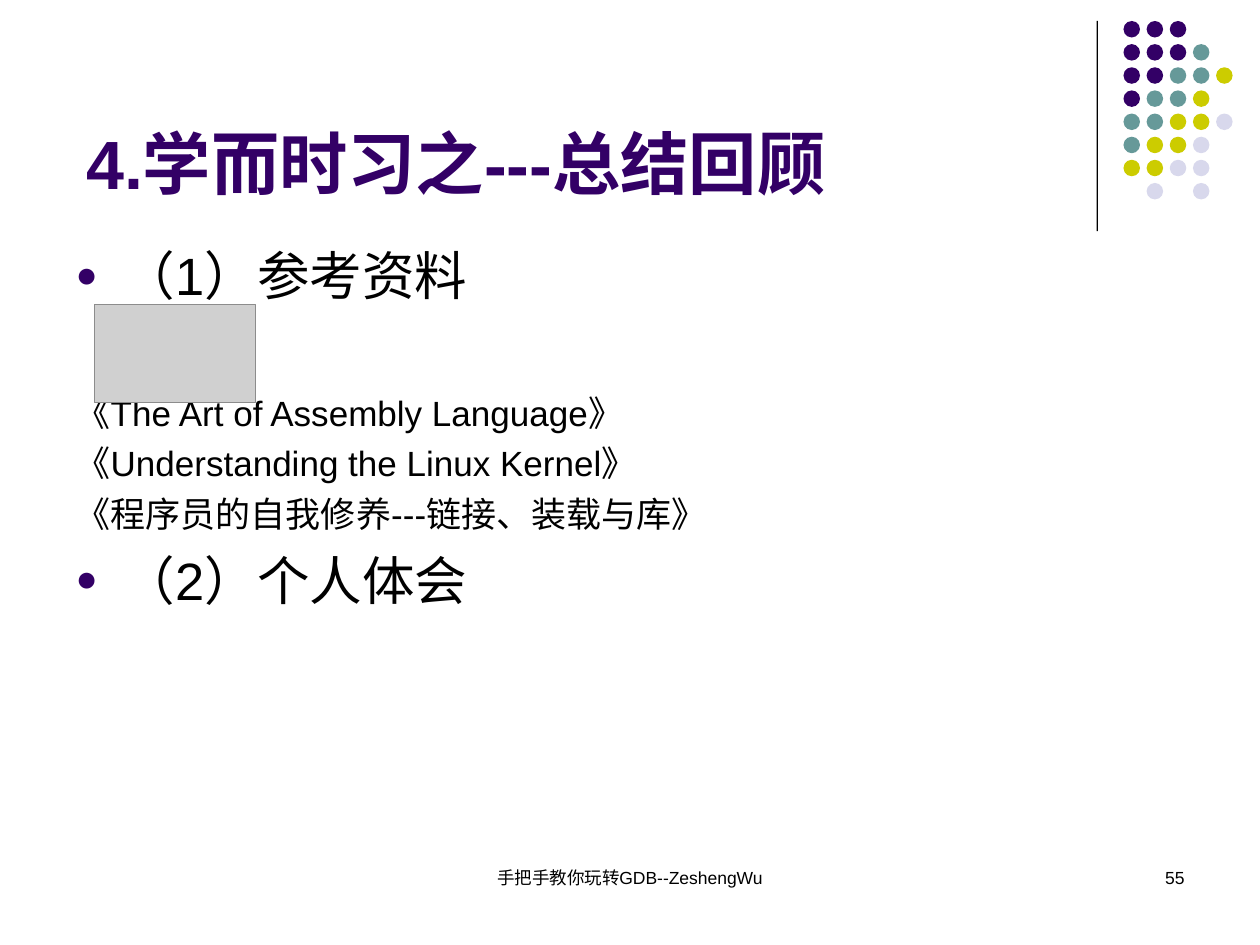
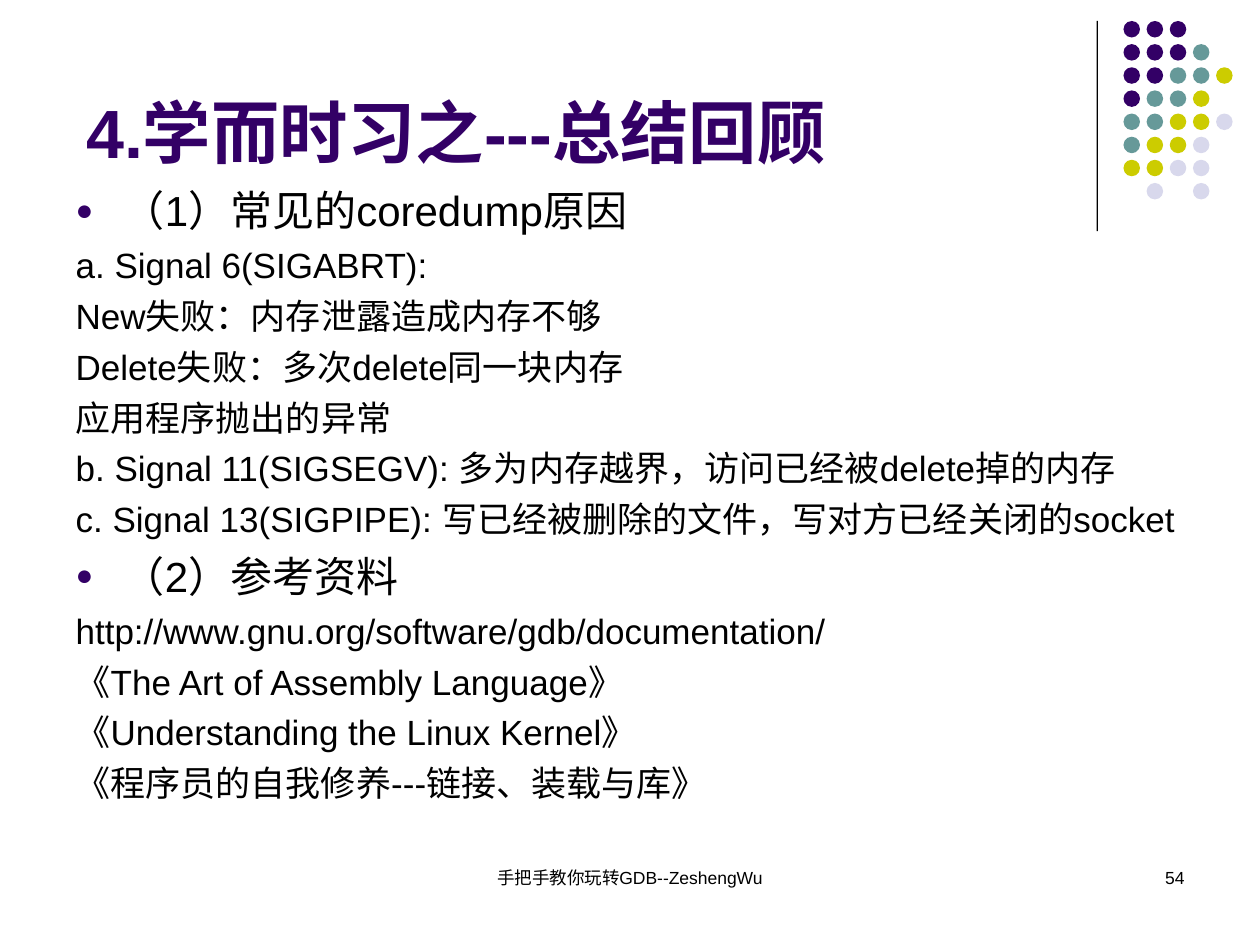
Before and after one commit to KublaikhanGeek/reactor, a slide deck: slide 54 of docs/手把手教你玩转GDB/手把手教你玩转GDB.ppt (slide 55 before the commit). Drawn at 1260x945 pixels with LibreOffice and Linux fonts; fonts in the diff are those of the drawing; grey boxes stand for pictures. Boxes give left, top, right and bottom in pixels: in the first picture for what was removed or moved away, otherwise in the second. Text is boxed around its words. In the diff, an @@ line names an element or a change of style, - is before the commit and + after.

```diff
--- a/docs/手把手教你玩转GDB/手把手教你玩转GDB.ppt
+++ b/docs/手把手教你玩转GDB/手把手教你玩转GDB.ppt
@@ title "4.学而时习之---总结回顾": place and size @@
-title "4.学而时习之---总结回顾" at <box>86,135,825,196</box>
+title "4.学而时习之---总结回顾" at <box>86,104,825,165</box>
@@ text "（1）常见的coredump原因": place and size @@
-text "（1）常见的coredump原因" at <box>76,250,707,605</box>
+text "（1）常见的coredump原因" at <box>76,190,1174,799</box>
@@ text at <box>76,190,1174,651</box>: text changed; size 30 to 20 pt @@
-● （1）参考资料
+● （1）常见的coredump原因
+a. Signal 6(SIGABRT):
+New失败：内存泄露造成内存不够
+Delete失败：多次delete同一块内存
+应用程序抛出的异常
+b. Signal 11(SIGSEGV): 多为内存越界，访问已经被delete掉的内存
+c. Signal 13(SIGPIPE): 写已经被删除的文件，写对方已经关闭的socket
+● （2）参考资料
+http://www.gnu.org/software/gdb/documentation/
@@ picture removed at <box>94,305,256,403</box> @@
@@ text at <box>123,555,467,605</box>: paragraph removed @@
-● （2）个人体会
@@ page number at <box>1165,872,1184,884</box>: text changed @@
-55
+54
```
Also in this commit, not shown: 21 other slides changed, 1 slide added, 1 slide removed, 1 other file.
